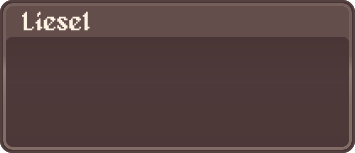
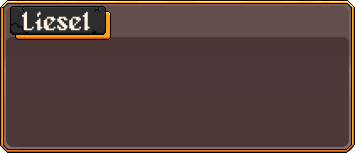
Comparing the layer stacks of the two w=355, h=153 images. Changes:
added layer "Camada 3" above "Camada 4" over <box>10,6,106,35</box>
added layer "Camada 4" above "Camada 2" over <box>15,11,111,40</box>
added layer "Camada 2" above "Liesel" over <box>0,0,355,153</box>
